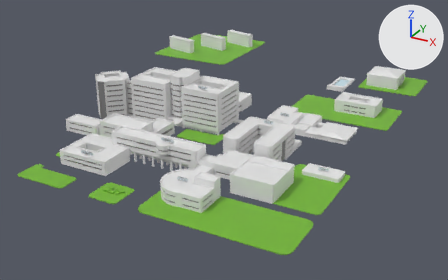
Renders of the glTF model public/models/kyutech_map.glb from each side of a commit.
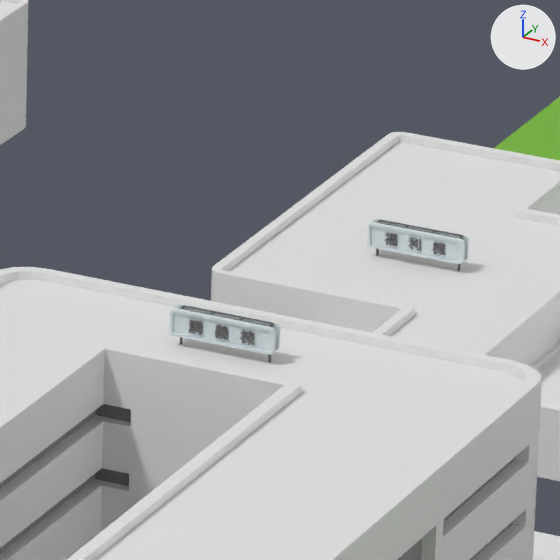
The first picture shows the older version from a 50 mm lens placed at (232.0, -354.0, 177.0), pointed at (8.0, 53.0, -27.0). The close-ups show both versions on the part from 56% to 66% of the width and 34% to 51% of the height of that picture; other places that the commit changed are outside them. The axes (+X, +Y, +Z) are drawn at upper right. The lights are the same throughout. Where no turn or scale is listed for an object, it has been applied to the vertices.

The first close-up shows 'Cube.002', 'Cube.003', 'Cube.008', 'Cube.009', 'テキスト.003', 'テキスト.006', 'マイクロ化総合センター', '平面.016', '生協', '福利棟', '講義棟'.
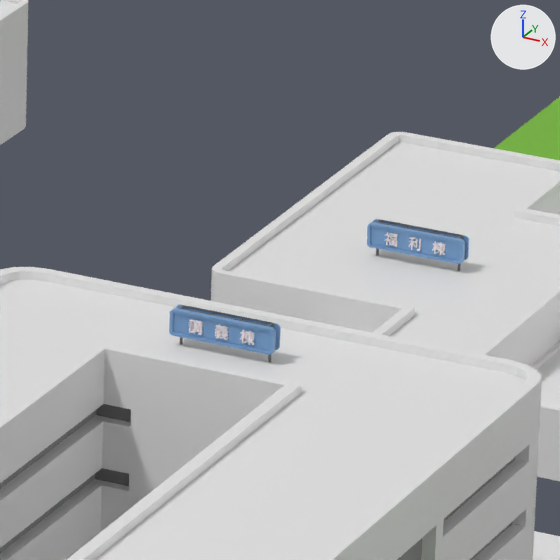
Pixel boxes (x1, y1, x2, y2) of what changed, in the close-ups (560 x 560 px):
'Cube.002', recoloured (grey to blue)
    both: (169, 308, 276, 355)
'Cube.008', recoloured (grey to blue)
    both: (367, 222, 465, 264)
'テキスト.003', recoloured
    both: (189, 320, 255, 345)
'テキスト.006', recoloured
    both: (385, 232, 446, 255)
'Cube.003', recoloured (grey to blue)
    both: (176, 304, 281, 350)
'Cube.009', recoloured (grey to blue)
    both: (373, 219, 469, 260)

Patch to the scene script:
```diff
--- a/public/models/kyutech_map.glb.py
+++ b/public/models/kyutech_map.glb.py
@@ mat_material_017 @@
 mat_material_017 = principled_material('Material.017')
-mat_material_017.base_color = (0.687, 0.768, 0.799)  # white #d8e3e7
+mat_material_017.base_color = (0.181, 0.347, 0.61)  # blue #769fcd
 mat_material_017.roughness = 0.4
@@ mat_material_002 @@
+mat_material_002 = principled_material('Material.002')
+mat_material_002.base_color = (1.0, 0.924, 0.957)  # white #fff6fa
+mat_material_002.roughness = 0.4
@@ me_テキスト_014 @@
 me_テキスト_014.from_pydata(...)  # 998 vertices, 2000 faces; spans x 0.04..4.17, y -0.15..0.15, z -0.08..0.74
-me_テキスト_014.materials.append(mat_マテリアル_002)  # grey #707070
+me_テキスト_014.materials.append(mat_material_002)  # white #fff6fa
@@ me_テキスト_007 @@
 me_テキスト_007.from_pydata(...)  # 1880 vertices, 3772 faces; spans x 0.06..4.17, y -0.15..0.15, z -0.08..0.76
-me_テキスト_007.materials.append(mat_マテリアル_002)  # grey #707070
+me_テキスト_007.materials.append(mat_material_002)  # white #fff6fa
```
